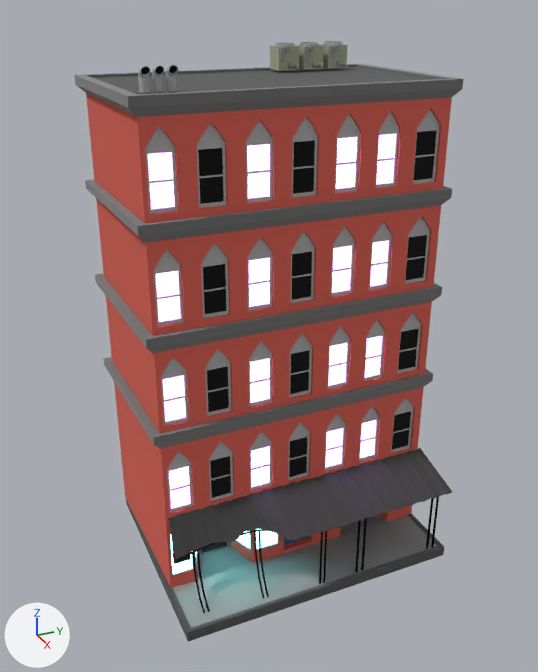
Before and after pictures for a commit that changed the Blender file Game/Assets/Our Assets/Models/BrokenBuilding.blend.
One viewpoint serves both versions: a camera (50 mm lens) standing at (62.7, -27.9, 52.3) and looking at (3.0, -1.0, 22.4). The lights are fixed; the arrows at lower left show +X, +Y and +Z.
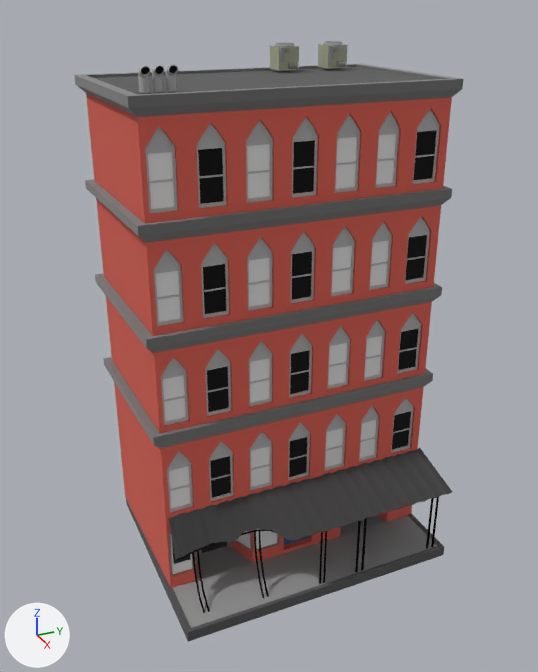
Changed parts and their boxes [x1, y1, x2, y2] in the pictures (538 x 672 px):
'Cube.001', recoloured
    both: [144, 65, 403, 630]
'Cube.004', hidden
    before: [295, 42, 323, 70]

The change, as a list of edits to the scene's bpy script:
```text
Change mat_windowlightpik:
    remove mat_windowlightpik.strength = 5.1
    mat_windowlightpik: emission_material('WindowLightPik') -> principled_material('WindowLightPik')
    mat_windowlightpik.base_color: (0.624, 0.287, 1.0) -> (0.8, 0.8, 0.8)  # purple #cf92ff -> white #e7e7e7
    mat_windowlightpik.roughness: 0.5 -> 0.25
Change mat_windowlightblu:
    remove mat_windowlightblu.strength = 9.9
    mat_windowlightblu: emission_material('WindowLightBlu') -> principled_material('WindowLightBlu')
    mat_windowlightblu.base_color: (0.14, 0.483, 0.497) -> (0.8, 0.8, 0.8)  # cyan #69b9bb -> white #e7e7e7
    mat_windowlightblu.roughness: 0.5 -> 0.25
Change ob_cube_004:
    add ob_cube_004.hide_set(True)
```
